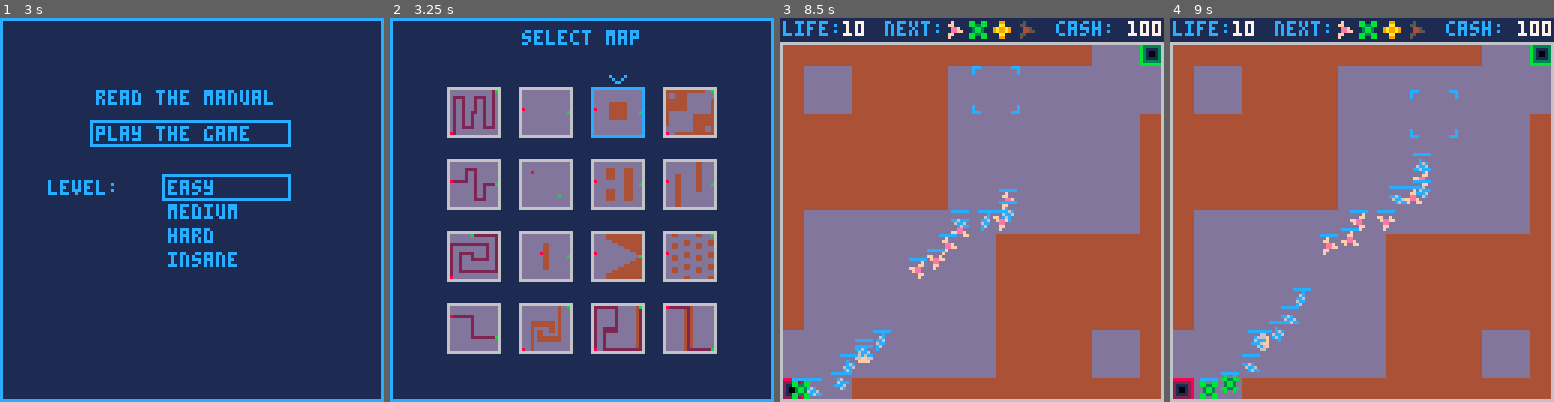
Above: before the commit, frames 1-4 (left to right).
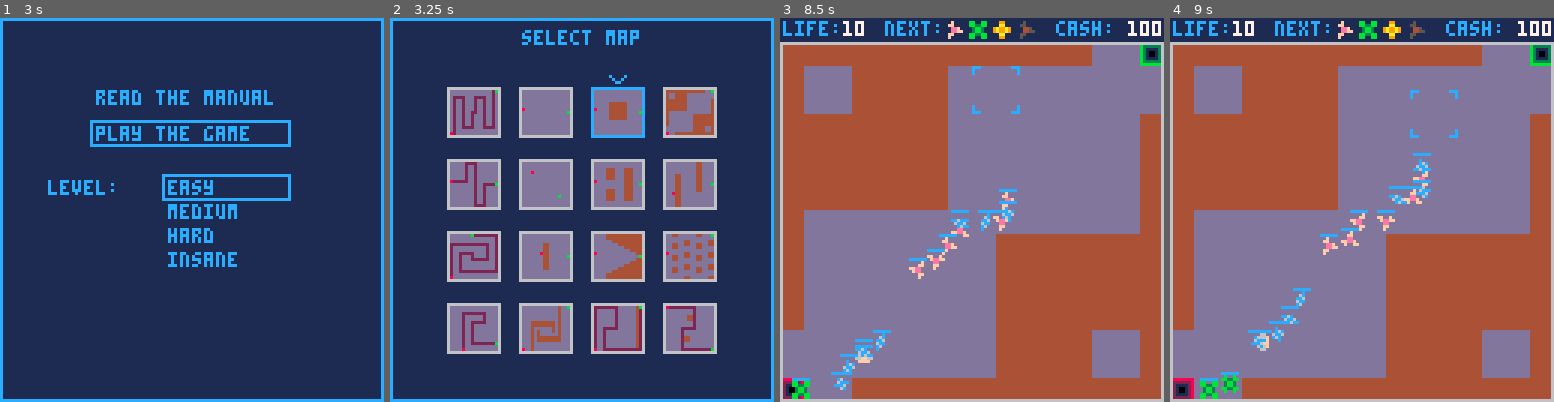
Above: after the commit, the same moments.

Repository: langchr86/pico-bubble-towers
Game: PICO-8 cartridge bubble-towers.p8
Two runs of this game, one before a commit and one after it. Both use one fixed random seed, a clock stepped at 60 frames per second and the inputs below.
Inputs:
- Up to frame 1 (3 s): tap O (Z key) at 0.33, 0.7, 1.43, 2.22 s; tap X (X key) at 1.07, 2.07, 2.4, 2.73 s; hold Left 1.97-2.37 s; hold Down 2.42-2.82 s; hold Right from 2.87 s (still down)
- Up to frame 2 (3.25 s): keep holding Right; tap X (X key) at 3.07 s; tap O (Z key) at 3.1 s
- Up to frame 3 (8.5 s): tap X (X key) every 0.33 s from 3.4 to 8.4 s; release Right at 3.53 s; hold Up 3.58-4.08 s; tap O (Z key) every 0.88 s from 3.98 to 8.4 s; hold Right 4.13-4.53 s; hold Down 4.58-5.08 s; hold Left 5.13-5.8 s; hold Up 5.85-6.18 s; hold Left 6.23-6.63 s; hold Down 6.68-7.08 s; hold Right 7.13-7.8 s; hold Up 7.85-8.35 s; hold Right from 8.4 s (still down)
- Up to frame 4 (9 s): tap X (X key) at 8.73 s; release Right at 8.8 s; hold Down from 8.85 s (still down)

Frame 1 is identical in both runs. In frame 2, 0.8% of the frame differs, in the area x 15-80%, y 37-87%; in frame 3, less than 0.1%; in frame 4, 0.1%.

Commit message:
balancing maps and levels

Diff:
--- a/bubble-towers.p8
+++ b/bubble-towers.p8
@@ -300,84 +300,84 @@
 0000000000000000000000000000000000000000000000000000000000000000000000000000000000000000000000000000000000000000000000000000000000000000000000000000000000000000000000000000000000000000000000000000000000000000000000000000000000000000000000000000000000000000
 __map__
 0101010101010101010101010101010101010101010101010101010101010101010101010101010101010101010101010101010101010101010101010101010101010101010101010101010101010101010101010101010101010101010101010101010101010101010101010101010101010101010101010101010101010101
-0303030303030303030303030303041203030303030303030303030303030303030303030303030303030303030303030202020202020202020202020203031203030303030303030303030303030303030303030303030303030303030303030303030303030303030303030303030303030303030303030303020203030303
-0303030303030303030303030303040303030303030303030303030303030303030303030303030303030303030303030203030202020203030303030303030303030303030303030303030303030303030303030303030303030303030303030303030303030303030303030303030303030303030303030303020203030303
-0304040404030303040404040303040303030303030303030303030303030303030303030303030303030303030303030203030202020203030303030303030303030303030404040403030303030303030303030303030303030303030303030303030302020203030302020203030303030303030303030303020203030303
+0303030303030303030303030303041203030303030303030303030303030303030303030303030303030303030303030202020202020202020202020203031203030303030404040403030303030303030303030303030303030303030303030303030303030303030303030303030303030303030303030303020203030303
+0303030303030303030303030303040303030303030303030303030303030303030303030303030303030303030303030203030202020203030303030303030303030303030403030403030303030303030303030303030303030303030303030303030303030303030303030303030303030303030303030303020203030303
+0304040404030303040404040303040303030303030303030303030303030303030303030303030303030303030303030203030202020203030303030303030303030303030403030403030303030303030303030303030303030303030303030303030302020203030302020203030303030303030303030303020203030303
 0304030304030303040303040303040303030303030303030303030303030303030303030303030303030303030303030202020202020203030303030303030203030303030403030403030303030303030303110303030303030303030303030303030302020203030302020203030303030303030303030303020203030303
 0304030304030303040303040303040303030303030303030303030303030303030303030302020202020203030303030202020202020203030303030303030203030303030403030403030303030303030303030303030303030303030303030303030302020203030302020203030303030302020303030303020203030303
 0304030304030303040303040303040303030303030303030303030303030303030303030302020202020203030303030202020202020203030303030303030203030303030403030403030303030303030303030303030303030303030303030303030302020203030302020203030303030302020303030303020203030303
-0304030304030303040303040303040311030303030303030303030303030303110303030302020202020203030303030202020202020203030303030303030211040404040403030403030303030303030303030303030303030303030303031103030303030303030302020203030311030302020303030303020203030303
+0304030304030303040303040303040311030303030303030303030303030303110303030302020202020203030303030202020202020203030303030303030211040404040403030403030303030303030303030303030303030303030303031103030303030303030302020203030303030302020303030303020203030303
 0304030304030304040303040303040303030303030303030303030303030312030303030302020202020203030303120203030303030303030303030303030203030303030303030403030404040412030303030303030303030303030303030303030303030303030302020203031203030302020303030303020203030312
 0304030304030304030303040303040303030303030303030303030303030303030303030302020202020203030303030203030303030303030202020202020203030303030303030403030403030303030303030303030303030303030303030303030303030303030302020203030303030302020303030303020203030303
 0304030304030304030303040303040303030303030303030303030303030303030303030302020202020203030303030203030303030303030202020202020203030303030303030403030403030303030303030303030303030303030303030303030302020203030302020203030303030302020303030303020203030303
-0304030304030304030303040303040303030303030303030303030303030303030303030303030303030303030303030203030303030303030202020202020203030303030303030403030403030303030303030303030303030303030303030303030302020203030302020203030303030302020303030303030303030303
+0304030304030304030303040303040303030303030303030303030303030303030303030303030303030303030303030203030303030303030202020202020203030303030303030403030403030303030303030303030303030303030303030303030302020203030302020203030303031102020303030303030303030303
 0304030304030304030303040303040303030303030303030303030303030303030303030303030303030303030303030203030303030303030202020202020203030303030303030403030403030303030303030303030303030303120303030303030302020203030302020203030303030302020303030303030303030303
-0304030304040404030303040404040303030303030303030303030303030303030303030303030303030303030303030303030303030303030202020203030203030303030303030404040403030303030303030303030303030303030303030303030302020203030302020203030303030302020303030303030303030303
-0304030303030303030303030303030303030303030303030303030303030303030303030303030303030303030303030303030303030303030202020203030203030303030303030303030303030303030303030303030303030303030303030303030303030303030303030303030303030302020303030303030303030303
-1104030303030303030303030303030303030303030303030303030303030303030303030303030303030303030303031103030202020202020202020202020203030303030303030303030303030303030303030303030303030303030303030303030303030303030303030303030303030302020303030303030303030303
+0304030304040404030303040404040303030303030303030303030303030303030303030303030303030303030303030303030303030303030202020203030203030303030303030403030403030303030303030303030303030303030303030303030302020203030302020203030303030302020303030303030303030303
+0304030303030303030303030303030303030303030303030303030303030303030303030303030303030303030303030303030303030303030202020203030203030303030303030403030403030303030303030303030303030303030303030303030303030303030303030303030303030302020303030303030303030303
+1104030303030303030303030303030303030303030303030303030303030303030303030303030303030303030303031103030202020202020202020202020203030303030303030404040403030303030303030303030303030303030303030303030303030303030303030303030303030302020303030303030303030303
 0101010101010101010101010101010101010101010101010101010101010101010101010101010101010101010101010101010101010101010101010101010101010101010101010101010101010101010101010101010101010101010101010101010101010101010101010101010101010101010101010101010101010101
-0303030303030312040404040404040403030303030303030303030303030303030303030202020202020202020202020303020203030303030302020303031203030303030303030303030303030303030303030303030303030303020303120404040404040404030303030303021211040404040404040203030303030303
-0303030303030303030303030303030403030303030303030303030303030303030303030202020202020202020202020303030303030303030303030303030303030303030303030303030303030303030303030303030303030303020303030403030303030304030303030303020403030303030302040203030303030303
-0303030303030303030303030303030403030303030303030303030303030303030303030303020202020202020202020303030303030202030303030303020203030303030303030303030303030303030303030303030303030303020303030403030303030304030303030303020403030303030302040203030303030303
-0404040404040404040404040403030403030303030303020203030303030303030303030303030302020202020202020303020203030202030302020303020211040404040404040303030303030303030303030303030303030303020303030403030303030304030303030303020403030303030302040203030303030303
-0403030303030303030303030403030403030303030303020203030303030303030303030303030303030202020202020303020203030303030302020303030303030303030303040303030303030303030303030303030303030303020303030403030303030304030303030303020403030303030302040203030303030303
-0403030303030303030303030403030403030303030303020203030303030303030303030303030303030303020202020303030303030303030303030303030303030303030303040303030303030303030303020202020202020203020303030403030303030304030303030303020403030303030302040203030303030303
-0403030404040404030303030403030403030303030311020203030303030303110303030303030303030303030302021103030303030202030303030303020203030303030303040303030303030303030303020202020202020203020303030403030303030304030303030303020403030303030302040203030303030303
-0403030403030304030303030403030403030303030303020203030303030312030303030303030303030303030303120303020203030202030302020303020203030303030303040303030303030303030303020303030303020203020303030403030404040404030303030303020403030303030302040203030303030303
-0403030403030304040404040403030403030303030303020203030303030303030303030303030303030303030302020303020203030303030302020303030303030303030303040303030303030303030303020302020303020203020303030403030404040404030303030303020403030303030302040203030303030303
-0403030403030303030303030303030403030303030303020203030303030303030303030303030303030303020202020303030303030303030303030303030303030303030303040303030303030303030303020302020303030303020303030403030403030303030303030303020403030303030302040203030303030303
-0403030403030303030303030303030403030303030303020203030303030303030303030303030303030202020202020303030303030202030303030303020203030303030303040404040404040412030303020302020202020202020303030403030403030303030303030303020403030303030302040203030303030303
-0403030403030303030303030303030403030303030303020203030303030303030303030303030302020202020202020303020203030202030302020303020203030303030303030303030303030303030303020302020202020202020303030403030403030303030303030303020403030303030302040203030303030303
-0403030404040404040404040404040403030303030303030303030303030303030303030303020202020202020202020303020203030303030302020303030303030303030303030303030303030303030303020303030303030303030303030403030403030303030303030303020403030303030302040203030303030303
-0403030303030303030303030303030303030303030303030303030303030303030303030202020202020202020202020303030303030303030303030303030303030303030303030303030303030303030303020303030303030303030303030403030403030303030303030303020403030303030302040203030303030303
-1103030303030303030303030303030303030303030303030303030303030303030303030202020202020202020202020303030303030202030303030303020203030303030303030303030303030303110303020303030303030303030303031103030404040404040404040404040403030303030302040404040404040412
-…(50 lines of a section not shown)…
+0303030303030312040404040404040403030303030303030303030303030303030303030202020202020202020202020303020203030303030302020303031203030303030303030303030303030303030303030303030303030303020303120404040404040404030303030303021211040404040404040404030303030303
+0303030303030303030303030303030403030303030303030303030303030303030303030202020202020202020202020303030303030303030303030303030303030303030303030303030303030303030303030303030303030303020303030403030303030304030303030303020403030303030303030304030303030303
+0303030303030303030303030303030403030303030303030303030303030303030303030303020202020202020202020303030303030202030303030303020203030303040404040404040403030303030303030303030303030303020303030403030303030304030303030303020403030303030303030304030303030303
+0404040404040404040404040403030403030303030303020203030303030303030303030303030302020202020202020303020203030202030302020303020203030303040303030303030403030303030303030303030303030303020303030403030303030304030303030303020403030303030303020204030303030303
+0403030303030303030303030403030403030303030303020203030303030303030303030303030303030202020202020303020203030303030302020303030303030303040303030303030403030303030303030303030303030303020303030403030303030304030303030303020403030303030303020204030303030303
+0403030303030303030303030403030403030303030303020203030303030303030303030303030303030303020202020303030303030303030303030303030303030303040303040404040403030303030303020202020202020203020303030403030303030304030303030303020403030303030303030304030303030303
+0403030404040404030303030403030403030303030311020203030303030303110303030303030303030303030302021103030303030202030303030303020203030303040303040303030303030303030303020202020202020203020303030403030303030304030303030303020403030303030303030304030303030303
+0403030403030304030303030403030403030303030303020203030303030312030303030303030303030303030303120303020203030202030302020303020203030303040303040303030303030303030303020303030303030203020303030403030404040404030303030303020403030303030404040404030303030303
+0403030403030304040404040403030403030303030303020203030303030303030303030303030303030303030302020303020203030303030302020303030303030303040303040303030303030303030303020302030303030203020303030403030403030303030303030303020403030303030403030303030303030303
+0403030403030303030303030303030403030303030303020203030303030303030303030303030303030303020202020303030303030303030303030303030303030303040303040303030303030303030303020302030303030303020303030403030403030303030303030303020403030303030403030303030303030303
+0403030403030303030303030303030403030303030303020203030303030303030303030303030303030202020202020303030303030202030303030303020203030303040303040303030303030303030303020302020202020202020303030403030403030303030303030303020403030303030402020303030303030303
+0403030403030303030303030303030403030303030303020203030303030303030303030303030302020202020202020303020203030202030302020303020203030303040303040303030303030303030303020302020202020202020303030403030403030303030303030303020403030303030402020303030303030303
+0403030404040404040404040404040403030303030303030303030303030303030303030303020202020202020202020303020203030303030302020303030303030303040303040404040404040412030303020303030303030303030303030403030403030303030303030303020403030303030403030303030303030303
+0403030303030303030303030303030303030303030303030303030303030303030303030202020202020202020202020303030303030303030303030303030303030303040303030303030303030303030303020303030303030303030303030403030403030303030303030303020403030303030403030303030303030303
+1103030303030303030303030303030303030303030303030303030303030303030303030202020202020202020202020303030303030202030303030303020203030303110303030303030303030303110303020303030303030303030303031103030404040404040404040404040403030303030404040404040404040412
+…(50 lines of a section not shown)…
--- a/src/wave.lua
+++ b/src/wave.lua
@@ -72,16 +72,16 @@
 
   if level == 0 then
     -- easy
-    ParseWaveString(list, "0208,0408,0328,0148,0528,0318,0608,0518,0338,0258,1206,0396,1026,0576,0686,1006,0816,0808,1206,0398,1026,0578,0688,1504,0816,0666,2074")
+    ParseWaveString(list, "0208,0408,0328,0148,0428,0318,0608,0518,0338,0258,1208,0298,1028,0478,0388,1006,0816,0806,1206,0396,1026,0576,0686,1506,0816,0666,2076")
   elseif level == 1 then
     -- medium
-    ParseWaveString(list, "0206,0406,0326,0146,0526,0316,0606,0516,0336,0256,0258,0526,0248,0448,0516,0436,0616,0804,1204,0396,1026,0576,0684,1006,0816,0664,0874")
+    ParseWaveString(list, "0226,0326,0506,0146,0526,0316,0606,0516,0336,0256,0256,0526,0246,0446,0516,0434,0614,0804,1204,0396,1026,0576,0684,1006,0816,0664,0874")
   elseif level == 2 then
     -- hard
     ParseWaveString(list, "0204,0404,0324,0144,0524,0313,0603,0513,0334,0254,0354,0523,0244,0444,0514,0434,0614,0804,1203,0393,1024,0574,0683,1003,0813,1034,0643,0664,1224,0874,1603,1043,1213,2003,1543,0852,0862,0872,0892,0882")
   else
     -- insane
-    ParseWaveString(list, "0304,0504,0424,0624,0244,0414,0703,0353,0512,0433,0352,0622,0244,0643,0514,0634,0813,0802,1202,0493,1023,0813,1033,0644,0574,0683,1002,0563,1224,0574,1603,1043,1213,0663,0573,0693,2002,1543,0853,0583,0802,1002,1022,1522,1042,1412,1602,0852,1512,1632,1652,1522,1042,0642,1012,1832,1812,1601,2001,0991,2021,1081")
+    ParseWaveString(list, "0304,0424,0504,0624,0244,0414,0703,0353,0512,0433,0352,0622,0244,0643,0514,0634,0813,0802,1202,0493,1023,0813,1033,0644,0574,0683,1002,0563,1224,0574,1603,1043,1213,0663,0573,0693,2002,1543,0852,0583,0802,1002,1022,1522,1042,1412,1602,0852,1512,1632,1652,1522,1042,0642,1012,1832,1812,1601,2051,0991,2071,1081")
   end
 
   return list
